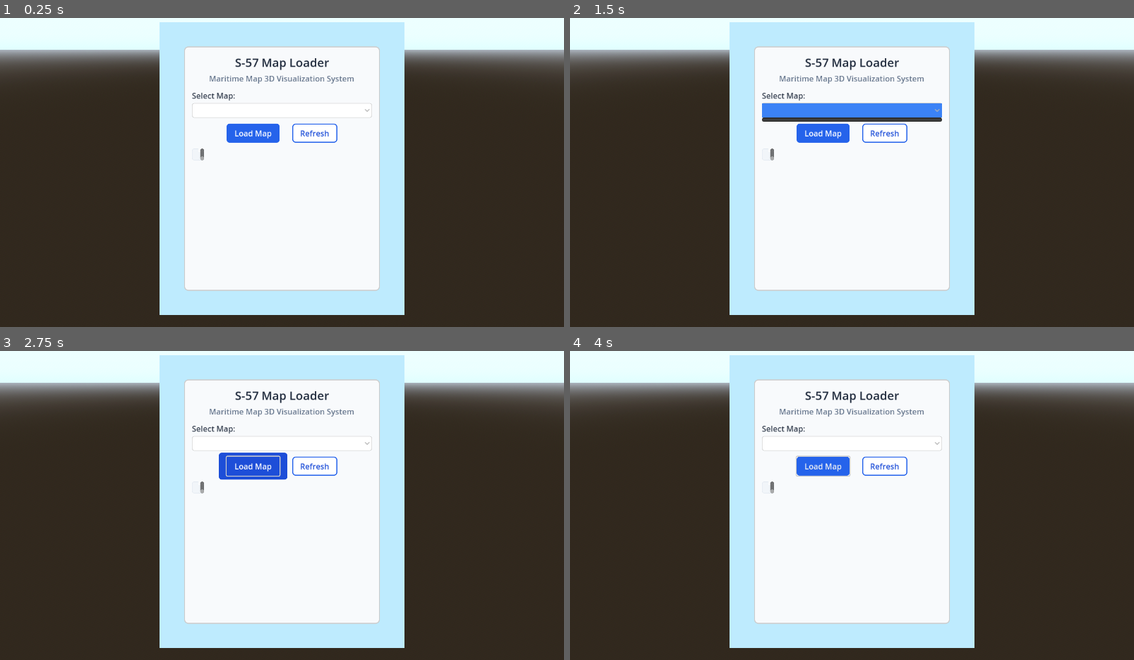
Above: before the commit, frames 1-4 (two rows, left to right).
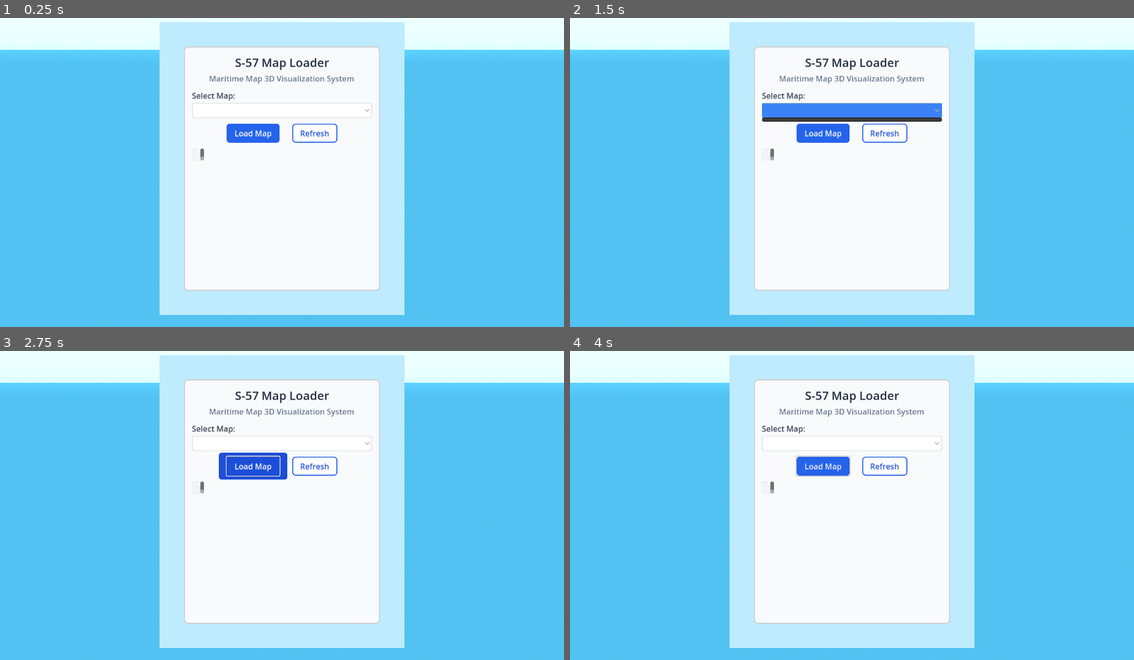
Above: after the commit, the same moments.

Repository: teakdemir/Godot_S57
Game: Godot game, scene res://scenes/WORLD/Main.tscn
The game is run twice, just before and just after one commit, with the same random seed, the same clock (stepped at 60 frames per second) and the same inputs.
Inputs (mouse positions are in pixels of both pictures, inside the frame that each line leads up to):
- Up to frame 1 (0.25 s): no input
- Up to frame 2 (1.5 s): click "Refresh" at 0.5 s; click (852, 110) at 1.25 s
- Up to frame 3 (2.75 s): click "Load Map" at 2 s
- Up to frame 4 (4 s): move the mouse to (976, 486) at 2.77 s; hold D (move_right) 2.78-3.53 s; tap Mouse wheel down (move_down) at 2.85 s; click (976, 486) at 2.92 s; move the mouse to (739, 517) at 3.52 s; hold S (move_back) from 3.53 s (still down); tap Shift (move_fast) at 3.6 s

The runs differ from the first frame. In frame 1, 52% of the frame differs, in the area x 0-100%, y 10-100%; in frame 2, 52%; in frame 3, 52%; in frame 4, 52%.

Commit message:
extra sea area

Diff:
--- a/godot_s57/Scripts/WORLD_sc/TerrainGenerator.gd
+++ b/godot_s57/Scripts/WORLD_sc/TerrainGenerator.gd
@@ -4,6 +4,7 @@
 const SEA_FLOOR_MATERIAL := "res://Materials/WORLD_mat/SeaFloorMaterial.tres"
 const SEA_SURFACE_MATERIAL := "res://Materials/WORLD_mat/SeaMaterial.tres"
 const SEA_FLOOR_DEPTH_SCALE := 3.0
+const SEA_BOUNDARY_EXPANSION_FACTOR := 1.2
 
 const COASTLINE_MATERIAL := "res://Materials/WORLD_mat/CoastlineMaterial.tres"
 const COASTLINE_Y_OFFSET := 0.05
@@ -12,6 +13,7 @@
 const LAND_MATERIAL := "res://Materials/WORLD_mat/LandMaterial.tres"
 const LAND_Y_OFFSET := 0.03
 const BARRIER_HEIGHT := 25.0
+const BARRIER_DEPTH_OFFSET := -6.0
 const BARRIER_COLOR_BOTTOM := Color(0.08, 0.15, 0.23, 0.65)
 const BARRIER_COLOR_TOP := Color(0.2, 0.28, 0.36, 0.0)
 
@@ -74,6 +76,13 @@
 		if land_variant is Array:
 			land_polygons_data = land_variant
 
+	var sea_polygon_for_render: Array = seaare_polygon.duplicate(true)
+	var boundary_polygon: Array = seaare_polygon
+	if not seaare_polygon.is_empty():
+		var expanded := _expand_polygon(seaare_polygon, SEA_BOUNDARY_EXPANSION_FACTOR)
+		if not expanded.is_empty():
+			sea_polygon_for_render = expanded
+
 	var total_objects := 0
 	if nav_objects:
 		for category_value in nav_objects.values():
@@ -98,10 +107,10 @@
 	print("- Land polygons: " + str(total_land_polygons))
 	print("- Scale: 1:" + str(scale))
 
-	var sea_surface := generate_sea_surface(seaare_polygon, depth_areas, scale)
+	var sea_surface := generate_sea_surface(sea_polygon_for_render, depth_areas, scale)
 	environment_root.add_child(sea_surface)
 
-	var sea_floor := generate_seafloor(depth_areas, seaare_polygon, scale)
+	var sea_floor := generate_seafloor(depth_areas, sea_polygon_for_render, scale)
 	if sea_floor:
 		environment_root.add_child(sea_floor)
 
@@ -113,7 +122,7 @@
 	if coastline_root:
 		environment_root.add_child(coastline_root)
 
-	var boundary_root := generate_boundary_barrier(seaare_polygon, scale)
+	var boundary_root := generate_boundary_barrier(boundary_polygon, scale)
 	if boundary_root:
 		environment_root.add_child(boundary_root)
 
@@ -734,6 +743,38 @@
 		_material_cache[path] = load(path)
 	return _material_cache[path]
 
+func _expand_polygon(points: Array, factor: float) -> Array:
+	if factor <= 1.0:
+		return points.duplicate(true)
+
+	var sanitized := _sanitize_sea_polygon(points)
+	if sanitized.size() < 3:
+		return sanitized
+
+	var centroid := Vector2.ZERO
+	for point_variant in sanitized:
+		var point_dict: Dictionary = point_variant as Dictionary
+		if not point_dict:
+			continue
+		centroid += Vector2(float(point_dict.get("x", 0.0)), float(point_dict.get("z", 0.0)))
+
+	centroid /= sanitized.size()
+
+	var expanded: Array = []
+	for point_variant in sanitized:
+		var point_dict: Dictionary = point_variant as Dictionary
+		if not point_dict:
+			continue
+		var original := Vector2(float(point_dict.get("x", 0.0)), float(point_dict.get("z", 0.0)))
+		var direction := original - centroid
+		var scaled := centroid + direction * factor
+		expanded.append({
+			"x": scaled.x,
+			"z": scaled.y
+		})
+
+	return expanded
+
 func generate_boundary_barrier(seaare_polygon: Array, scale: int) -> Node3D:
 	if seaare_polygon.is_empty():
 		return null
@@ -764,10 +805,12 @@
 
 	for idx in range(world_points.size()):
 		var next := (idx + 1) % world_points.size()
-		var bottom_a: Vector3 = world_points[idx]
-		var bottom_b: Vector3 = world_points[next]
-		var top_a: Vector3 = bottom_a + Vector3(0, BARRIER_HEIGHT, 0)
-		var top_b: Vector3 = bottom_b + Vector3(0, BARRIER_HEIGHT, 0)
+		var base_a: Vector3 = world_points[idx]
+		var base_b: Vector3 = world_points[next]
+		var bottom_a: Vector3 = base_a + Vector3(0, BARRIER_DEPTH_OFFSET, 0)
+		var bottom_b: Vector3 = base_b + Vector3(0, BARRIER_DEPTH_OFFSET, 0)
+		var top_a: Vector3 = base_a + Vector3(0, BARRIER_HEIGHT, 0)
+		var top_b: Vector3 = base_b + Vector3(0, BARRIER_HEIGHT, 0)
 
 		st.set_color(BARRIER_COLOR_BOTTOM)
 		st.add_vertex(bottom_a)
--- a/godot_s57/scenes/WORLD/Main.tscn
+++ b/godot_s57/scenes/WORLD/Main.tscn
@@ -3,10 +3,12 @@
 [ext_resource type="Script" uid="uid://b6hqx1wdgfabn" path="res://Scripts/WORLD_sc/Main.gd" id="1_main"]
 
 [sub_resource type="ProceduralSkyMaterial" id="ProceduralSkyMaterial_sun"]
-sky_top_color = Color(0.437048, 0.586882, 0.892773, 1)
+sky_top_color = Color(0.321569, 0.764706, 0.94902, 1)
 sky_horizon_color = Color(0.418538, 0.678558, 0.919559, 1)
 sky_curve = 296.735
 sky_energy_multiplier = 2.0
+ground_bottom_color = Color(0.321569, 0.764706, 0.94902, 1)
+ground_horizon_color = Color(0.321569, 0.764706, 0.94902, 1)
 sun_angle_max = 0.6
 
 [sub_resource type="Sky" id="Sky_default"]
